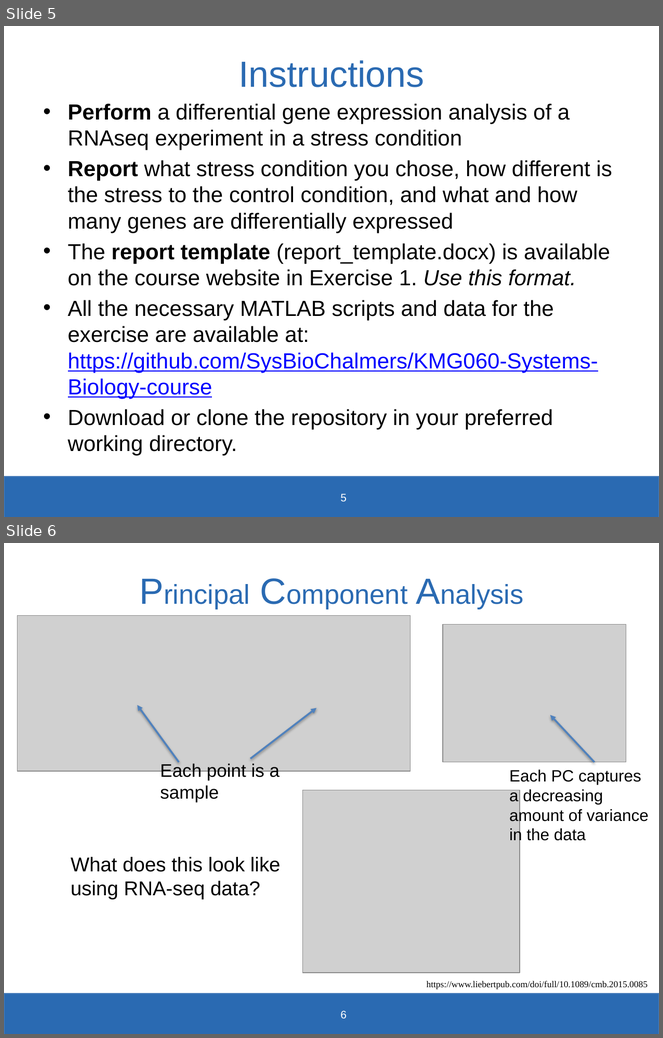
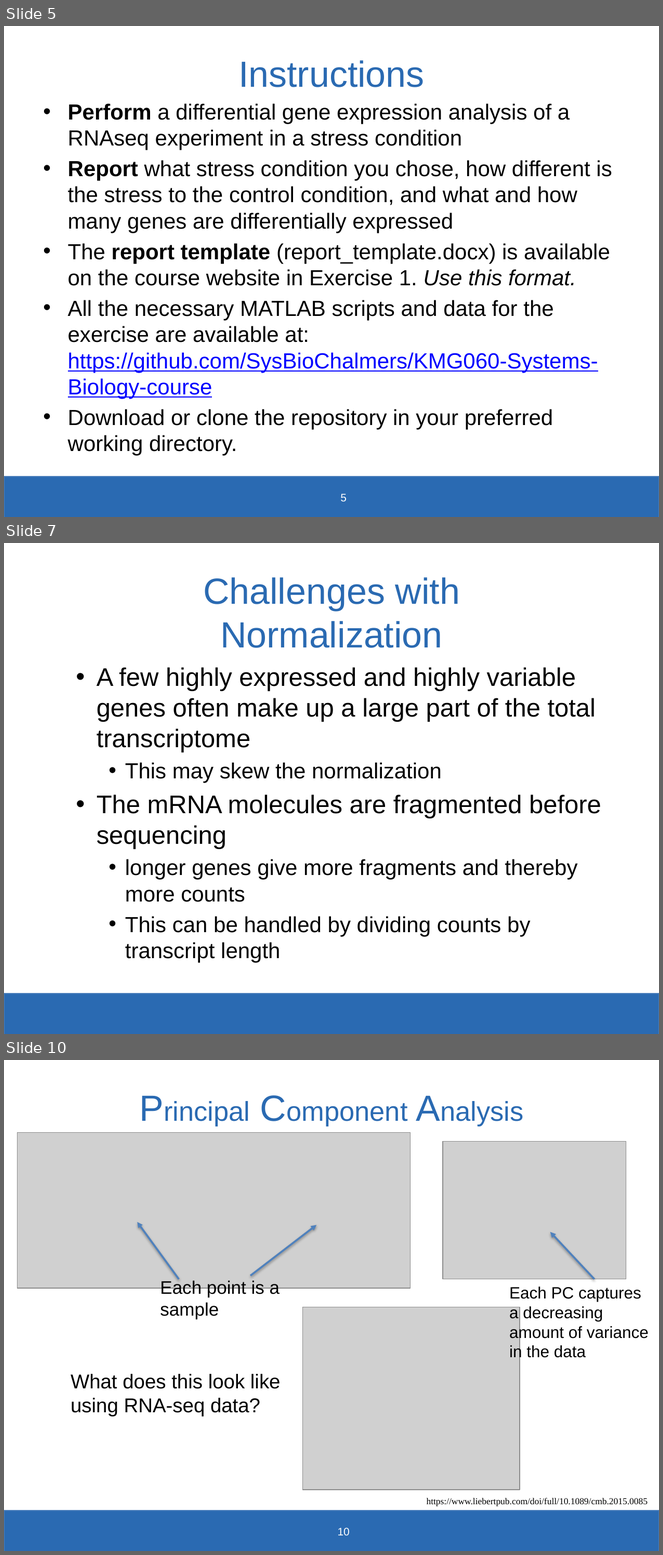
Before and after one commit to SysBioChalmers/KMG060-Systems-Biology-course, a slide deck: Exercise1_RNAseq_Analysis/KGM060-2019-Exercise1.pptx. Shown one above the other, each under a label of ours: slides 5 and 6 before the commit, slides 5, 7 and 10 after it; the slides between them are not shown. The pictures are 663x1038 and 663x1555 pixels, drawn with LibreOffice and Linux fonts; fonts in the diff are those of the drawing; grey boxes stand for pictures; background and template pictures are left out. Boxes give left, top, right and bottom in pixels: in the first picture for what was removed or moved away, otherwise in the second. Text is boxed around its words. In the diff, an @@ line names an element or a change of style, - is before the commit and + after.

Commit message:
doc: Added a few slides about normalization to exercise 1

```diff
--- a/Exercise1_RNAseq_Analysis/KGM060-2019-Exercise1.pptx
+++ b/Exercise1_RNAseq_Analysis/KGM060-2019-Exercise1.pptx
@@ slide 7 added at [4, 543, 659, 1034], background #FFFFFF; not listed: 1 template element that a slide beside it also shows @@
@@ title added at [203, 577, 460, 648], 40 pt, text #2A6AB2 @@
+Challenges with Normalization
@@ text added at [97, 667, 601, 963], 28 pt, text #000000 @@
+  • A few highly expressed and highly variable genes often make up a large part of the total transcriptome
+    • This may skew the normalization
+  • The mRNA molecules are fragmented before sequencing
+    • longer genes give more fragments and thereby more counts
+    • This can be handled by dividing counts by transcript length
@@ what was slide 6 is now slide 10 @@
@@ page number at [338, 1528, 350, 1536]: text changed @@
-6
+10
```
Also in this commit, not shown: 3 other slides added, 1 other file.
